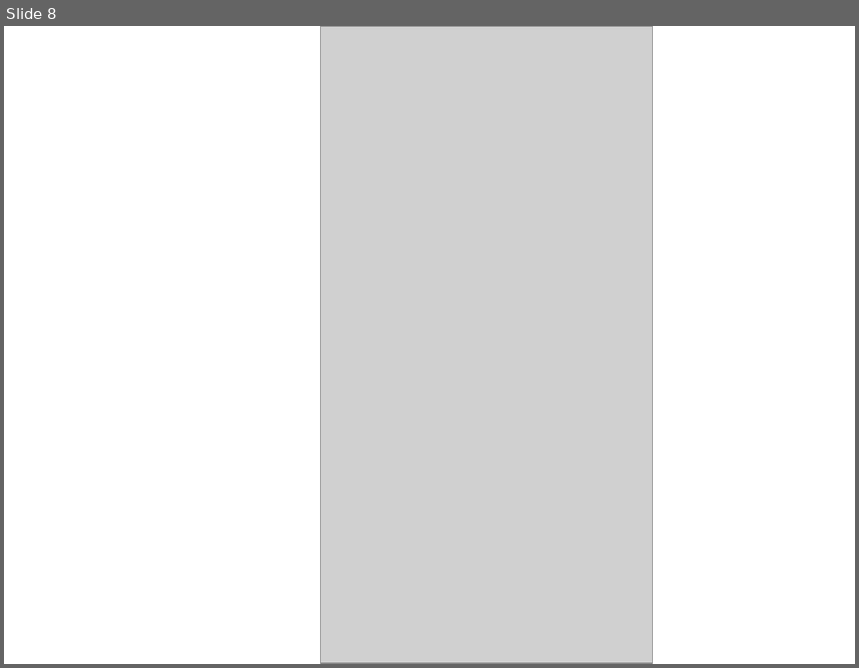
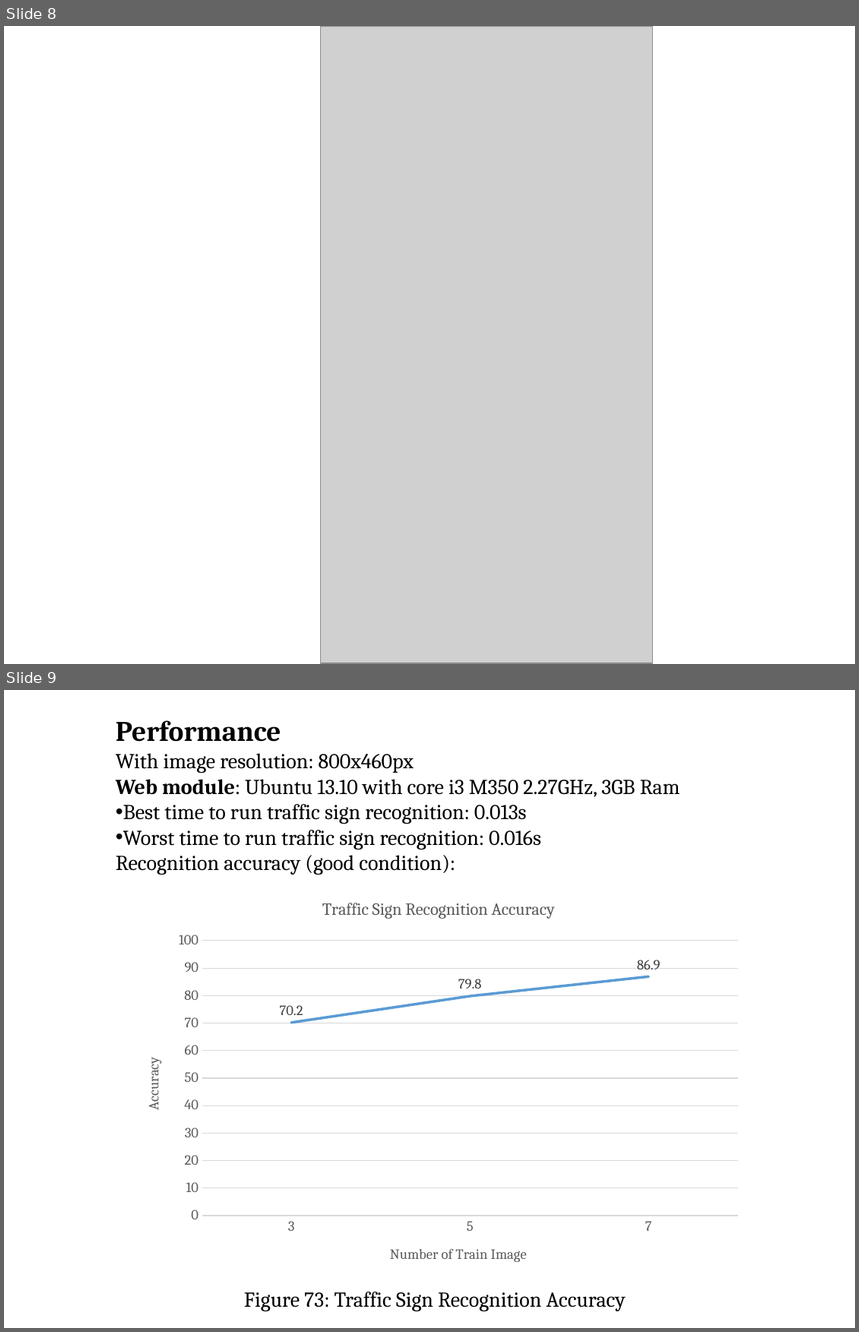
Before and after one commit to maitan10000/traffic-sign-detection-and-recognition, a slide deck: Presentation/Slide phu/Support vector machine Algorithm.pptx. Shown one above the other, each under a label of ours: slide 8 before the commit, slides 8 and 9 after it. The pictures are 859x668 and 859x1332 pixels, drawn with LibreOffice and Linux fonts; fonts in the diff are those of the drawing; grey boxes stand for pictures. Boxes give left, top, right and bottom in pixels: in the first picture for what was removed or moved away, otherwise in the second. Text is boxed around its words. In the diff, an @@ line names an element or a change of style, - is before the commit and + after.

```diff
--- a/Presentation/Slide phu/Support vector machine Algorithm.pptx
+++ b/Presentation/Slide phu/Support vector machine Algorithm.pptx
@@ slide 9 added at (x1=4, y1=690, x2=855, y2=1328), background #FFFFFF @@
@@ text added at (x1=116, y1=720, x2=680, y2=875), 18 pt, text #000000 @@
+Performance
+With image resolution: 800x460px
+Web module: Ubuntu 13.10 with core i3 M350 2.27GHz, 3GB Ram
+• Best time to run traffic sign recognition: 0.013s
+• Worst time to run traffic sign recognition: 0.016s
+Recognition accuracy (good condition):
@@ line chart added at (x1=126, y1=882, x2=750, y2=1281) @@
+title "Traffic Sign Recognition Accuracy "
+categories: 3, 5, 7
+Series 1: 70.2, 79.8, 86.9
@@ text added at (x1=244, y1=1292, x2=626, y2=1312), 18 pt, text #000000 @@
+Figure 73: Traffic Sign Recognition Accuracy
```
Also in this commit, not shown: 4 other files.
